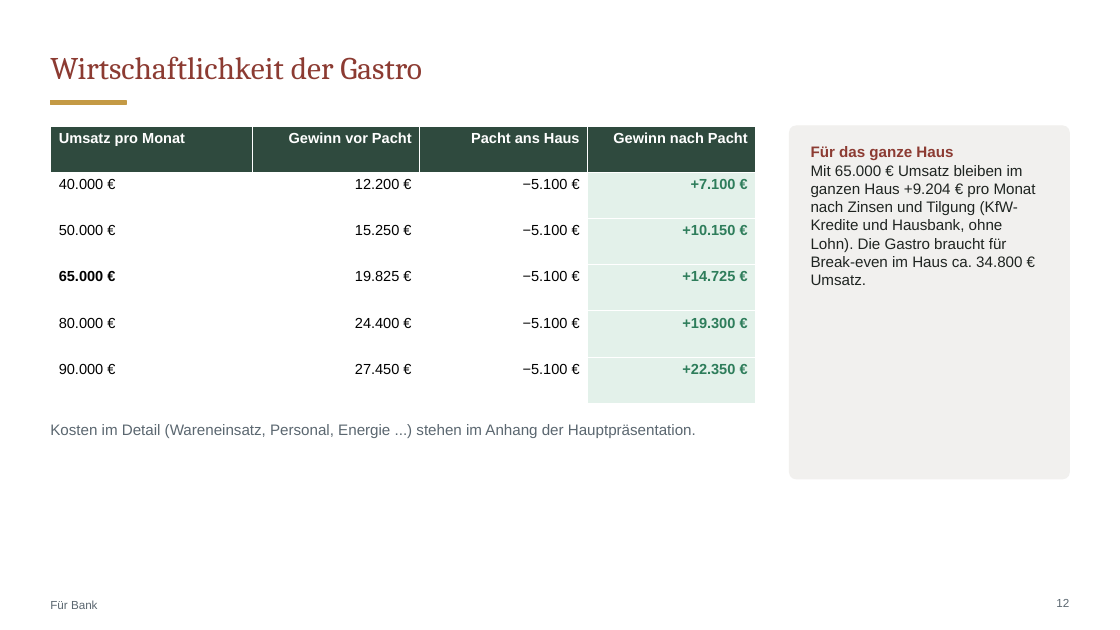
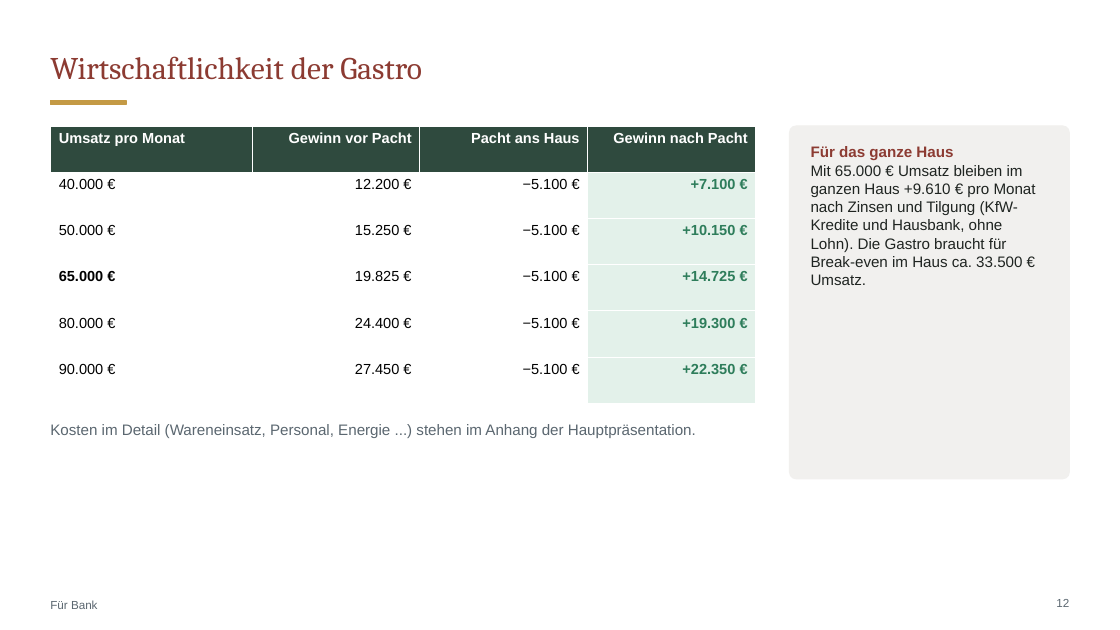
Before and after one commit to CartoonUsername/bau-projekt, a slide deck: slide 12 of praesentation/Neue-Mitte-Werlte_Baufeld3_Gastro-Konzept.pptx. Drawn at 1120x630 pixels with LibreOffice and Linux fonts; fonts in the diff are those of the drawing. Boxes give left, top, right and bottom in pixels: in the first picture for what was removed or moved away, otherwise in the second. Text is boxed around its words. In the diff, an @@ line names an element or a change of style, - is before the commit and + after.

```diff
--- a/praesentation/Neue-Mitte-Werlte_Baufeld3_Gastro-Konzept.pptx
+++ b/praesentation/Neue-Mitte-Werlte_Baufeld3_Gastro-Konzept.pptx
@@ text at [811, 165, 1036, 285]: text changed @@
-Mit 65.000 € Umsatz bleiben im ganzen Haus +9.204 € pro Monat nach Zinsen und Tilgung (KfW-Kredite und Hausbank, ohne Lohn). Die Gastro braucht für Break-even im Haus ca. 34.800 € Umsatz.
+Mit 65.000 € Umsatz bleiben im ganzen Haus +9.610 € pro Monat nach Zinsen und Tilgung (KfW-Kredite und Hausbank, ohne Lohn). Die Gastro braucht für Break-even im Haus ca. 33.500 € Umsatz.
```
Also in this commit, not shown: 19 other files.
